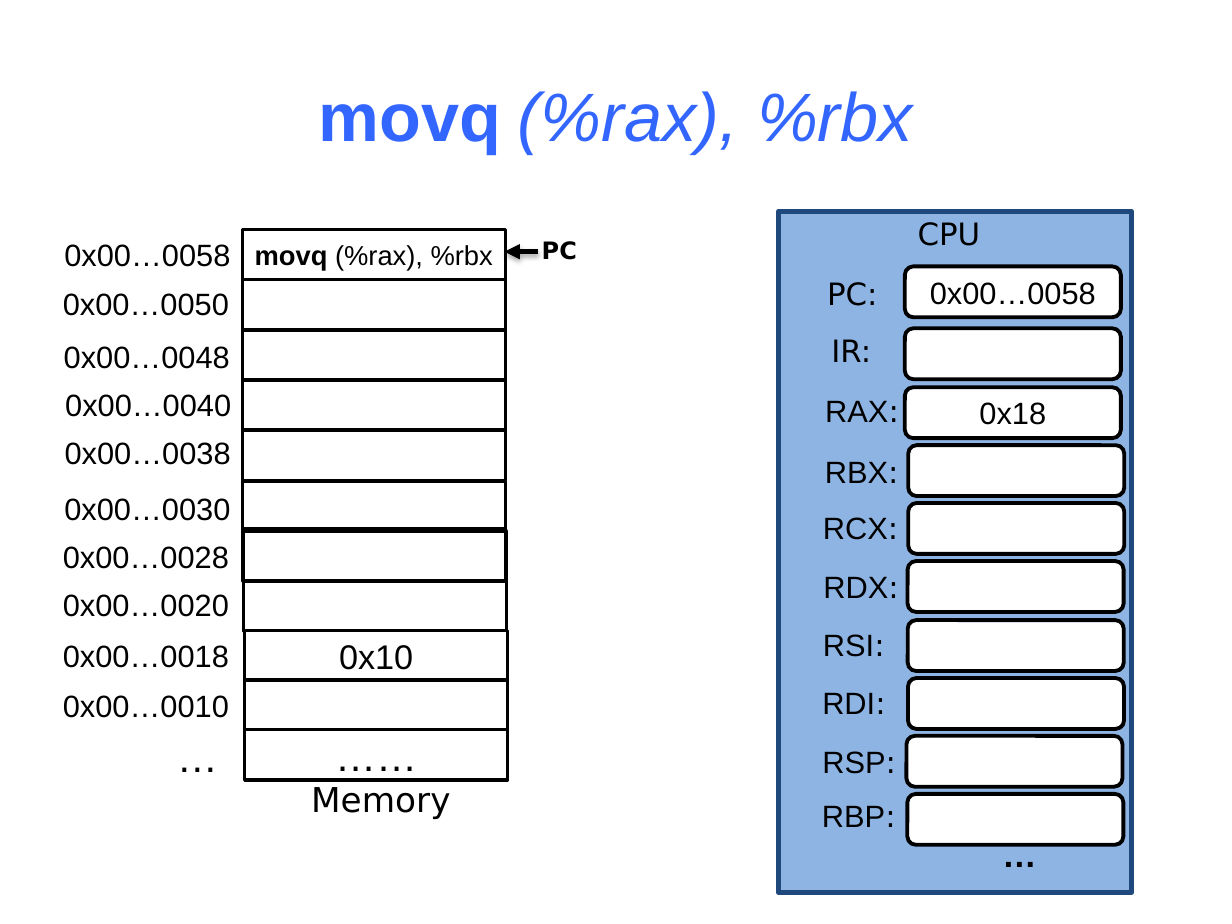
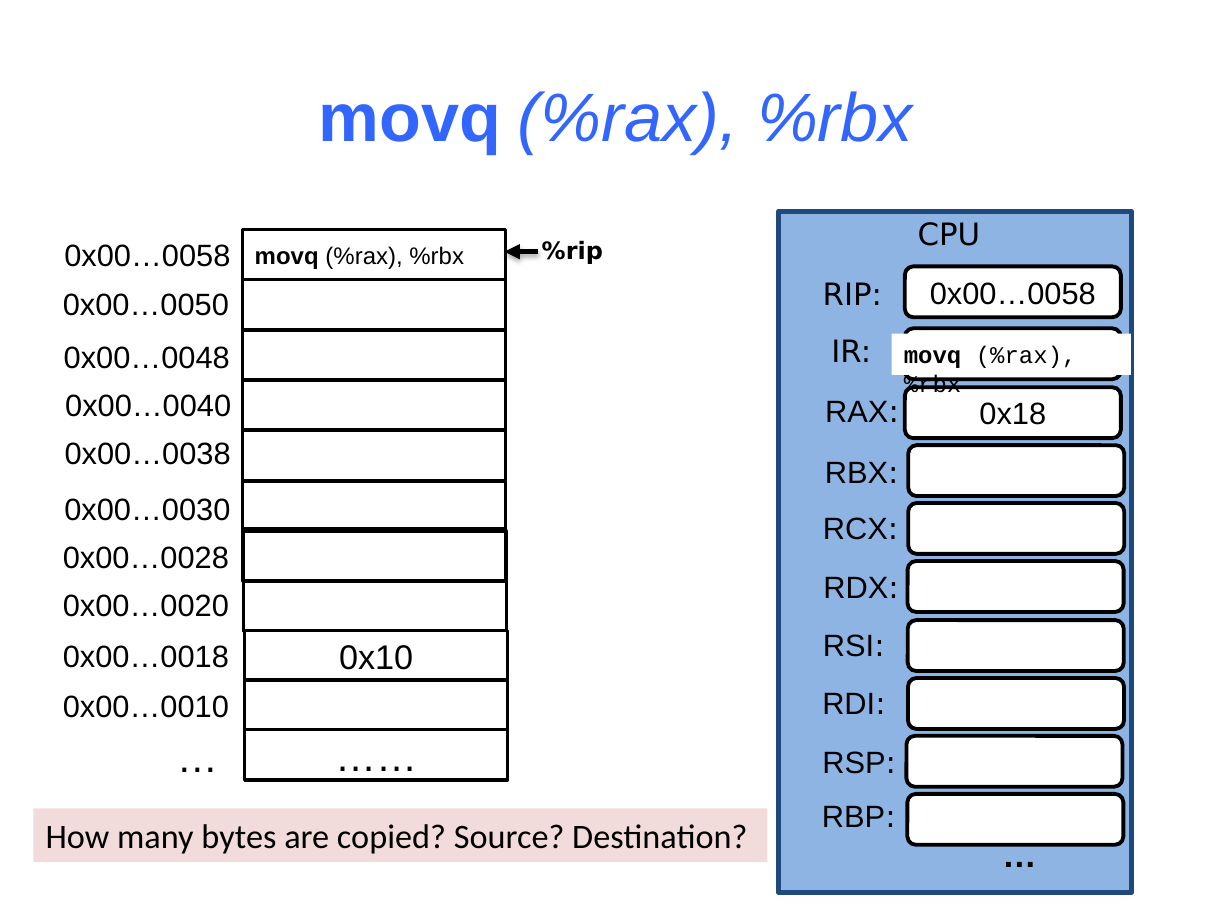
Before and after one commit to NYU-CSO/nyu-cso.github.io, a slide deck: slide 28 of notes/07-Machine_Basic.pptx (slide 37 before the commit). Drawn at 1232x924 pixels with LibreOffice and Linux fonts; fonts in the diff are those of the drawing. Boxes give left, top, right and bottom in pixels: in the first picture for what was removed or moved away, otherwise in the second. Text is boxed around its words. In the diff, an @@ line names an element or a change of style, - is before the commit and + after.

```diff
--- a/notes/07-Machine_Basic.pptx
+++ b/notes/07-Machine_Basic.pptx
@@ rectangle "movq (%rax), %rbx" at (243, 229, 505, 280): size 16 to 14 pt @@
@@ text at (542, 240, 603, 264): text changed @@
-PC
+%rip
@@ text at (823, 282, 882, 305): text changed @@
-PC:
+RIP:
@@ rectangle added at (892, 334, 1131, 376), fill #FFFFFF, 14 pt, text #000000 @@
+movq (%rax),%rbx
@@ rectangle added at (33, 808, 768, 862), fill #F2DCDB, 20 pt, text #000000 @@
+How many bytes are copied? Source? Destination?
@@ text removed at (311, 787, 450, 819) @@
-Memory
```
Also in this commit, not shown: 47 other slides changed, 3 slides added, 12 slides removed, 1 other file.
